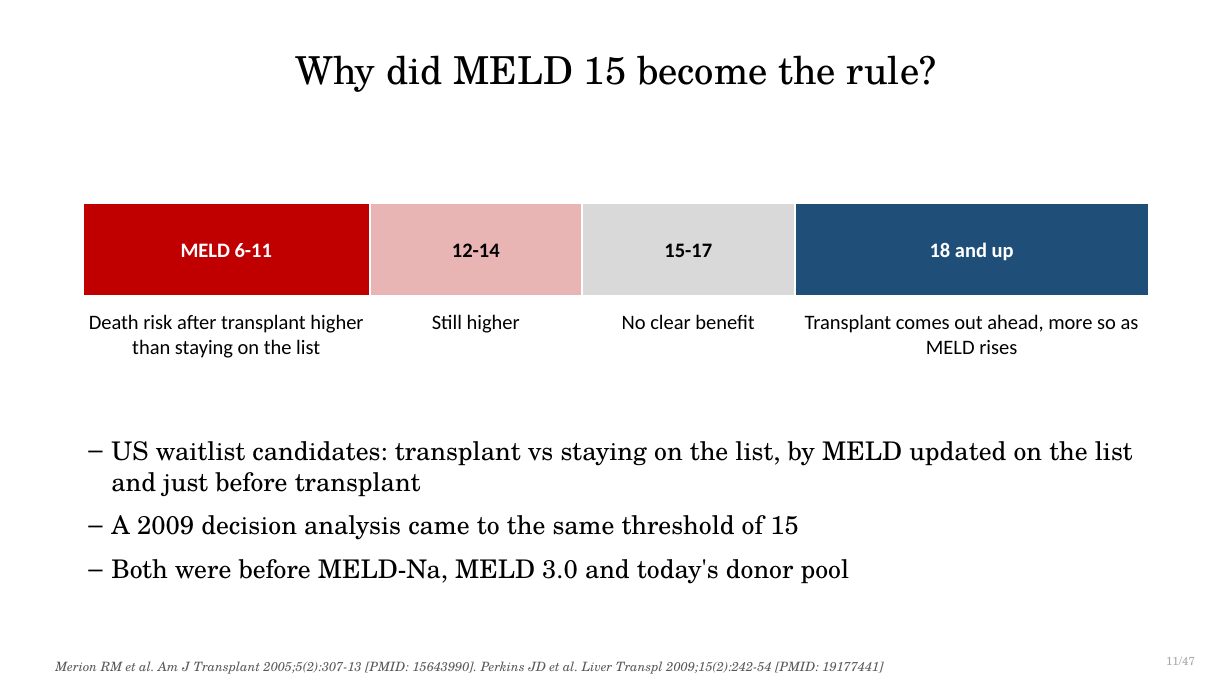
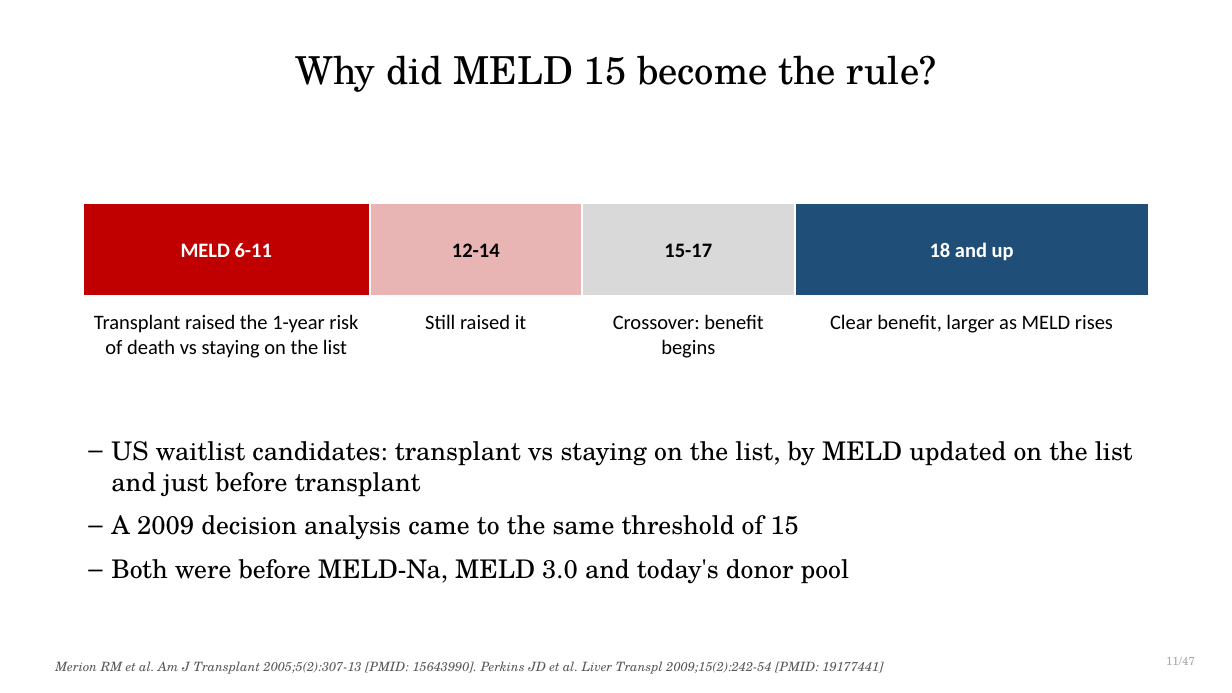
Before and after one commit to qaddodi/mohammad-almeqdadi-lectures, a slide deck: slide 11 of lectures/liver-transplant-grand-rounds-mmc-2026/Liver Transplantation When to Refer and Whats New.pptx. Drawn at 1232x693 pixels with LibreOffice and Linux fonts; fonts in the diff are those of the drawing. Boxes give left, top, right and bottom in pixels: in the first picture for what was removed or moved away, otherwise in the second. Text is boxed around its words. In the diff, an @@ line names an element or a change of style, - is before the commit and + after.

```diff
--- a/lectures/liver-transplant-grand-rounds-mmc-2026/Liver Transplantation When to Refer and Whats New.pptx
+++ b/lectures/liver-transplant-grand-rounds-mmc-2026/Liver Transplantation When to Refer and Whats New.pptx
@@ text at [94, 314, 358, 358]: text changed @@
-Death risk after transplant higher than staying on the list
+Transplant raised the 1-year risk of death vs staying on the list
@@ text at [425, 314, 527, 329]: text changed @@
-Still higher
+Still raised it
@@ text at [613, 314, 763, 358]: text changed @@
-No clear benefit
+Crossover: benefit begins
@@ text at [830, 314, 1113, 333]: text changed @@
-Transplant comes out ahead, more so as MELD rises
+Clear benefit, larger as MELD rises
```
Also in this commit, not shown: 2 other files.
